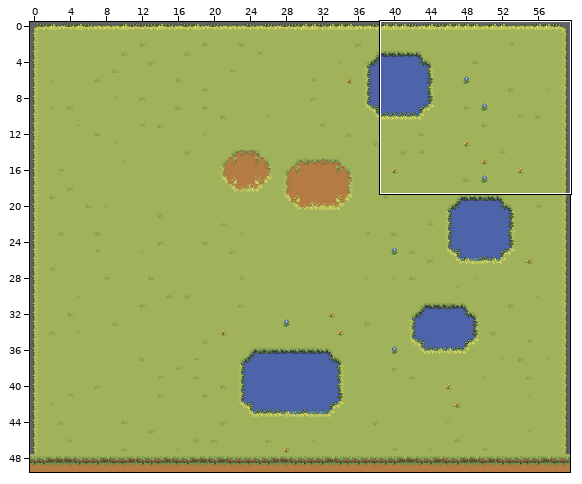
A Tiled map (JSON) gets an edit: src/assets/tilemaps/generated/1-1.tmj. The first picture is a wide view before the edit; the outline marks the close-up.
Close-up. Before the edit:
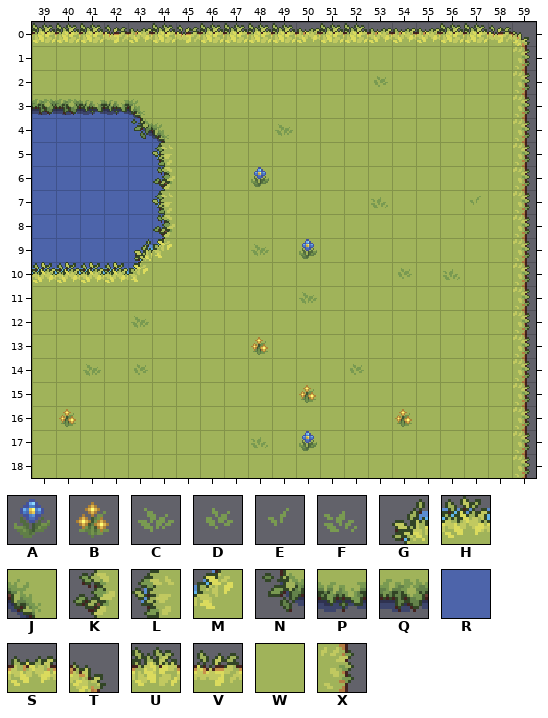
Cells are 16x16 px. Shown: x 39..59, y 0..18. The commit also changed other parts of the map, which this record leaves out.
Key: from "Details": A 120, B 128, C 156, D 157, E 160, F 161; from "Water_coasts": G 41, H 42, J 45, K 79, L 80, M 84, N 119, P 120, Q 198; from "Water_detilazation": R 0; from "ground_grasss": S 25, T 26, U 27, V 28, W 55, X 79.
_ is an empty cell.
Layers that did not change in this view are not listed.
Layer "Base" before, first column x 39:
 0 UUUVSUVUUUUSUUSSSUUVT
 1 WWWWWWWWWWWWWWWWWWWWX
 2 WWWWWWWWWWWWWWWWWWWWX
 3 RRRRRWWWWWWWWWWWWWWWX
 4 RRRRRRWWWWWWWWWWWWWWX
 5 RRRRRRWWWWWWWWWWWWWWX
 6 RRRRRRWWWWWWWWWWWWWWX
 7 RRRRRRWWWWWWWWWWWWWWX
 8 RRRRRRWWWWWWWWWWWWWWX
 9 RRRRRRWWWWWWWWWWWWWWX
10 RRRRRWWWWWWWWWWWWWWWX
11 WWWWWWWWWWWWWWWWWWWWX
12 WWWWWWWWWWWWWWWWWWWWX
13 WWWWWWWWWWWWWWWWWWWWX
14 WWWWWWWWWWWWWWWWWWWWX
15 WWWWWWWWWWWWWWWWWWWWX
16 WWWWWWWWWWWWWWWWWWWWX
17 WWWWWWWWWWWWWWWWWWWWX
18 WWWWWWWWWWWWWWWWWWWWX
Layer "Agua" before, first column x 39:
 0 _____________________
 1 _____________________
 2 ______________D______
 3 QQPPJ________________
 4 ____NJ____C__________
 5 _____L_______________
 6 _____K___A___________
 7 _____L________F___E__
 8 _____K_______________
 9 ____GM___C_A_________
10 HHHHM__________D_F___
11 ___________C_________
12 ____C________________
13 _________B___________
14 __C_D________D_______
15 ___________B_________
16 _B_____________B_____
17 _________F_A_________
18 _____________________
Now the later version:
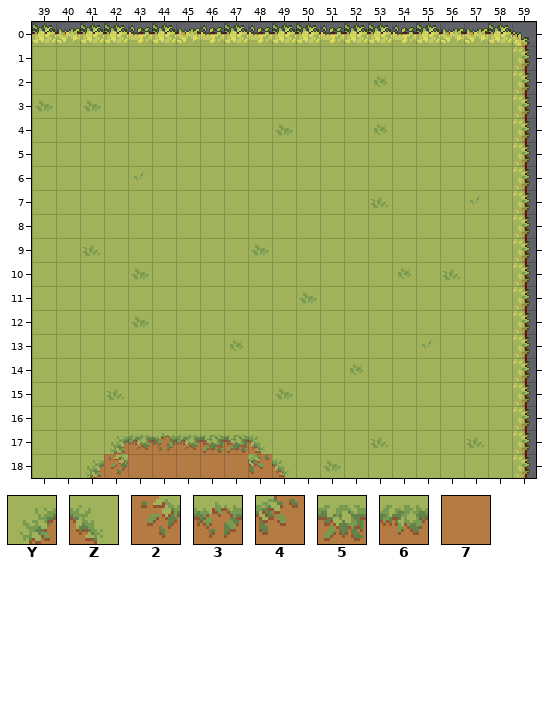
Further tiles: from "ground_grasss": Y 4, Z 5, 2 107, 3 108, 4 109, 5 213, 6 214, 7 433.
What changed:
Layer "Base":
Tile 2 replaces tile W in row 18 at x 42.
Tile 3 replaces tile W in row 17 at x 44.
Tile 4 replaces tile W in row 18 at x 48.
Tile 5 replaces tile W in row 17 at x 46 to 47.
Tile 6 replaces tile W in row 17 at x 43 and 45.
Tile 7 replaces tile W in row 18 at x 43 to 47.
Tile S replaces tile U in row 0 at x 40 and 56 to 57.
Tile S replaces tile V in row 0 at x 45.
Tile U replaces tile S in row 0 at x 50, 53 and 55.
Tile U replaces tile V in row 0 at x 42 and 58.
Tile V replaces tile S in row 0 at x 43 and 54.
Tile V replaces tile U in row 0 at x 46, 48 and 51.
Tile W replaces tile R in row 3 at x 39 to 43; in rows 4 to 9 at x 39 to 44; in row 10 at x 39 to 43.
Tile Y replaces tile W in row 17 at x 42; in row 18 at x 41.
Tile Z replaces tile W in row 17 at x 48; in row 18 at x 49.
Layer "Agua":
Tile C replaces tile M in row 10 at x 43.
Tile C replaces tile P in row 3 at x 41.
Tile C replaces tile Q in row 3 at x 39.
Tile C is added in row 15 at x 49; in row 18 at x 51.
Tile D is added in row 4 at x 53; in row 13 at x 47.
Tile E is added in row 6 at x 43; in row 13 at x 55.
Tile F is added in row 9 at x 41; in row 15 at x 42; in row 17 at x 53 and 57.
The edit erases tile A in row 6 at x 48; in row 9 at x 50; in row 17 at x 50.
The edit erases tile B in row 13 at x 48; in row 15 at x 50; in row 16 at x 40 and 54.
The edit erases tile C in row 14 at x 41.
The edit erases tile D in row 14 at x 43.
The edit erases tile F in row 17 at x 48.
The edit erases tile G in row 9 at x 43.
The edit erases tile H in row 10 at x 39 to 42.
The edit erases tile J in row 3 at x 43; in row 4 at x 44.
The edit erases tile K in row 6 at x 44; in row 8 at x 44.
The edit erases tile L in row 5 at x 44; in row 7 at x 44.
The edit erases tile M in row 9 at x 44.
The edit erases tile N in row 4 at x 43.
The edit erases tile P in row 3 at x 42.
The edit erases tile Q in row 3 at x 40.
